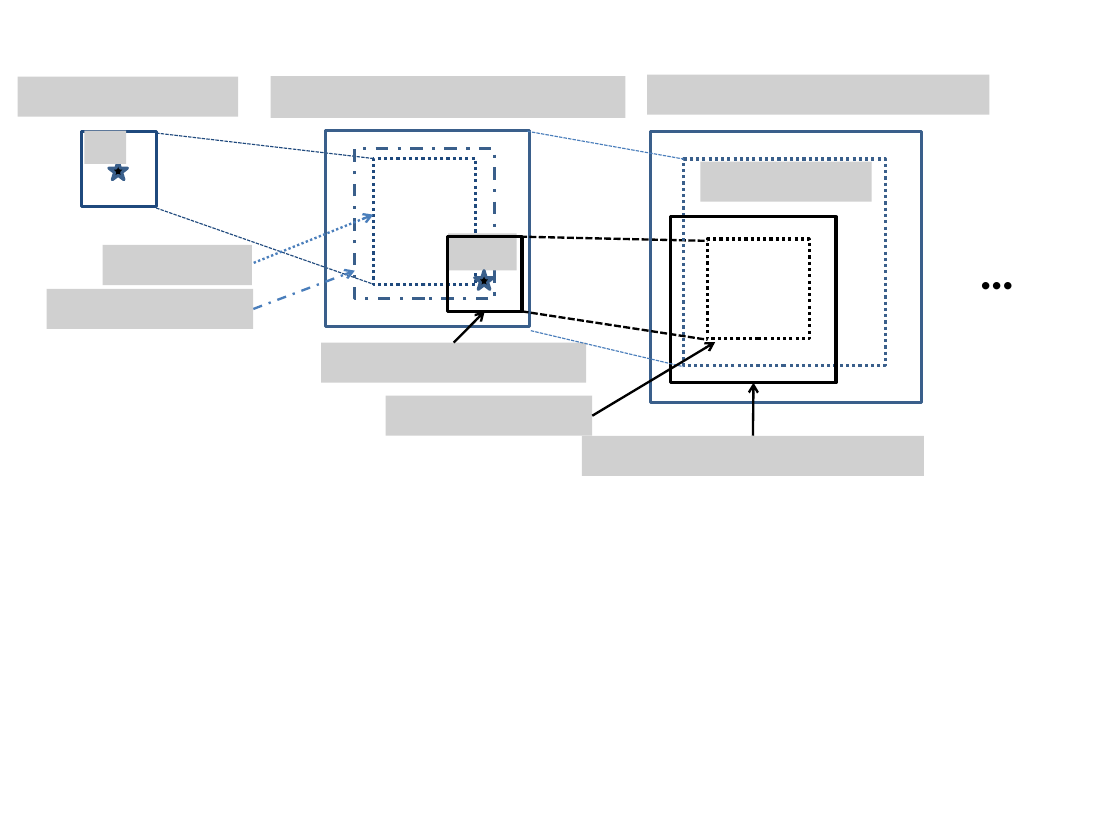
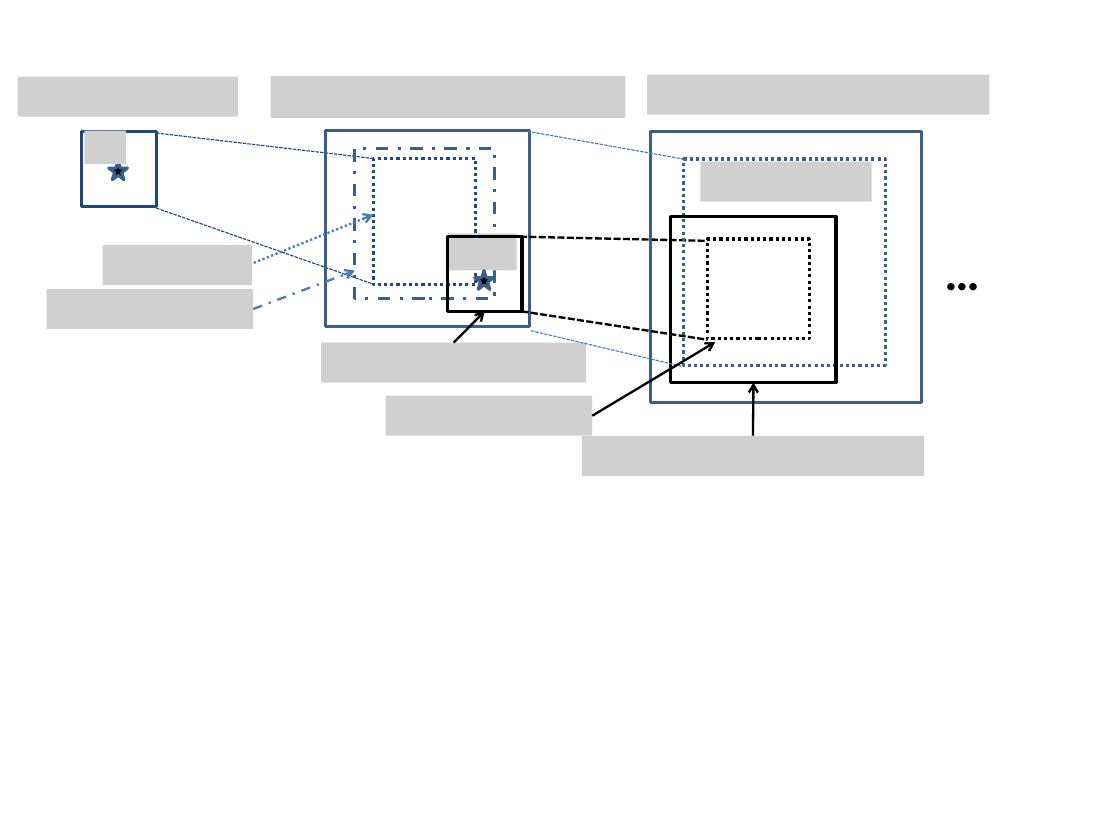
Before and after one commit to dtbinh/AnytimeCPS2015, a slide deck: slide 1 of Pubs/CDC16/CameraReady/figs/OverReachFigure_NL.pptx. Drawn at 1120x840 pixels with LibreOffice and Linux fonts; fonts in the diff are those of the drawing; grey boxes stand for pictures. Boxes give left, top, right and bottom in pixels: in the first picture for what was removed or moved away, otherwise in the second. Text is boxed around its words. In the diff, an @@ line names an element or a change of style, - is before the commit and + after.

```diff
--- a/Pubs/CDC16/CameraReady/figs/OverReachFigure_NL.pptx
+++ b/Pubs/CDC16/CameraReady/figs/OverReachFigure_NL.pptx
@@ text "…": place and size @@
-text "…" at (968, 234, 1052, 306)
+text "…" at (933, 235, 1017, 307)
```
Also in this commit, not shown: 2 other files.
